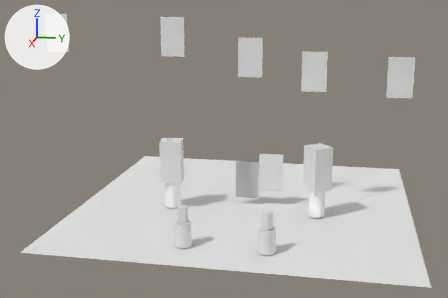
What one commit did to the Blender file 3D Mod Current/04-Shots/FullAni.blend.
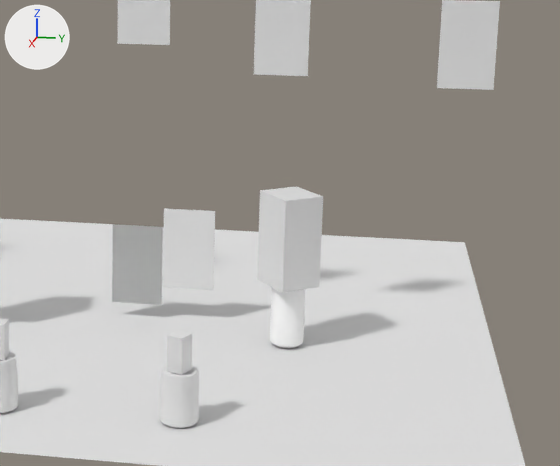
Each version is shown whole from a camera (50 mm lens) standing at (23.07, 4.01, 7.16) and looking at (-1.8, -0.97, 0.94), then close up on the part from 41% to 99% of the width and 19% to 92% of the height. The lights are fixed; the arrows at upper left show +X, +Y and +Z. Both versions are drawn at frame 148 of the action 'Card.002Action'; the numbers are the values there.

Objects in the first close-up: 'CandleComplete.001', 'CandleLilComplete', 'CandleLilComplete.001', 'Card.002', 'Card.003', 'Card.004', 'Card.005', 'Chariot', 'Plane'.
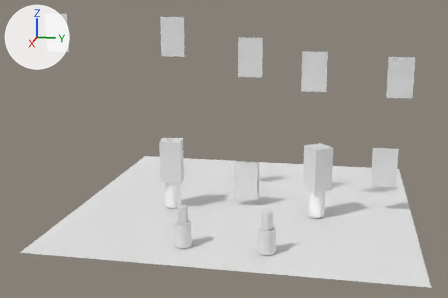
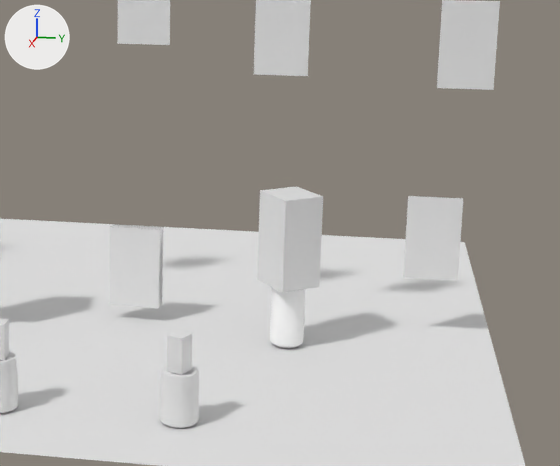
Location of each change, [x1, y1, x2, y2] in pixels of the close-ups (560 x 466 px):
'Card.002', moved
    before: [163, 208, 215, 290]
    after: [403, 196, 463, 281]
'Fool', moved, turned (not visible before)
    after: [109, 226, 160, 308]
'Chariot', moved
    before: [112, 224, 163, 305]
    after: [112, 225, 163, 306]

Diff of the bpy script that builds the scene:
```diff
--- a/3D Mod Current/04-Shots/FullAni.blend.py
+++ b/3D Mod Current/04-Shots/FullAni.blend.py
@@ ob_card_002 @@
 ob_card_002 = bpy.data.objects.new('Card.002', None)
-ob_card_002.location = (-2.01, 1.01, -0.03)
+ob_card_002.location = (-2.01, 5.61, 0.44)
 ob_card_002.rotation_euler = (0.0, 0.0, 3.142)  # degrees (0, 0, 180)
@@ ob_fool @@
 ob_fool = bpy.data.objects.new('Fool', None)
-ob_fool.location = (-2.0, 0.0, -0.4)
-ob_fool.rotation_euler = (0.0, 0.0, 3.142)  # degrees (0, 0, 180)
+ob_fool.location = (-1.8, -0.03, -0.4)
+ob_fool.rotation_euler = (0.0, 0.0, 3.093)  # degrees (0, 0, 177)
 ob_fool.scale = (0.5, 0.5, 0.5)
@@ ob_chariot @@
 ob_chariot = bpy.data.objects.new('Chariot', None)
-ob_chariot.location = (-2.0, 0.0, -0.4)
+ob_chariot.location = (-1.97, 0.0, -0.4)
 ob_chariot.rotation_euler = (0.0, 0.0, 3.142)  # degrees (0, 0, 180)
```
